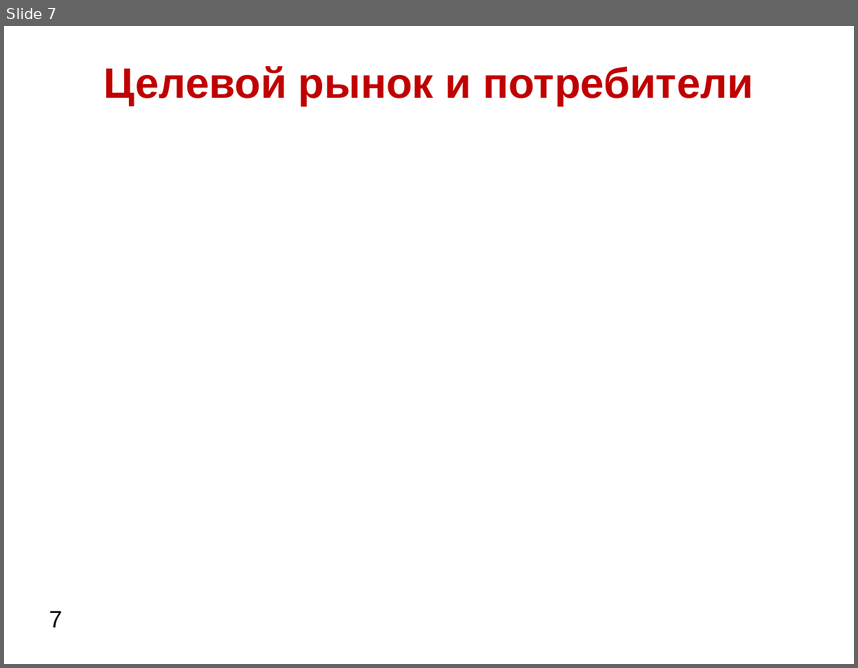
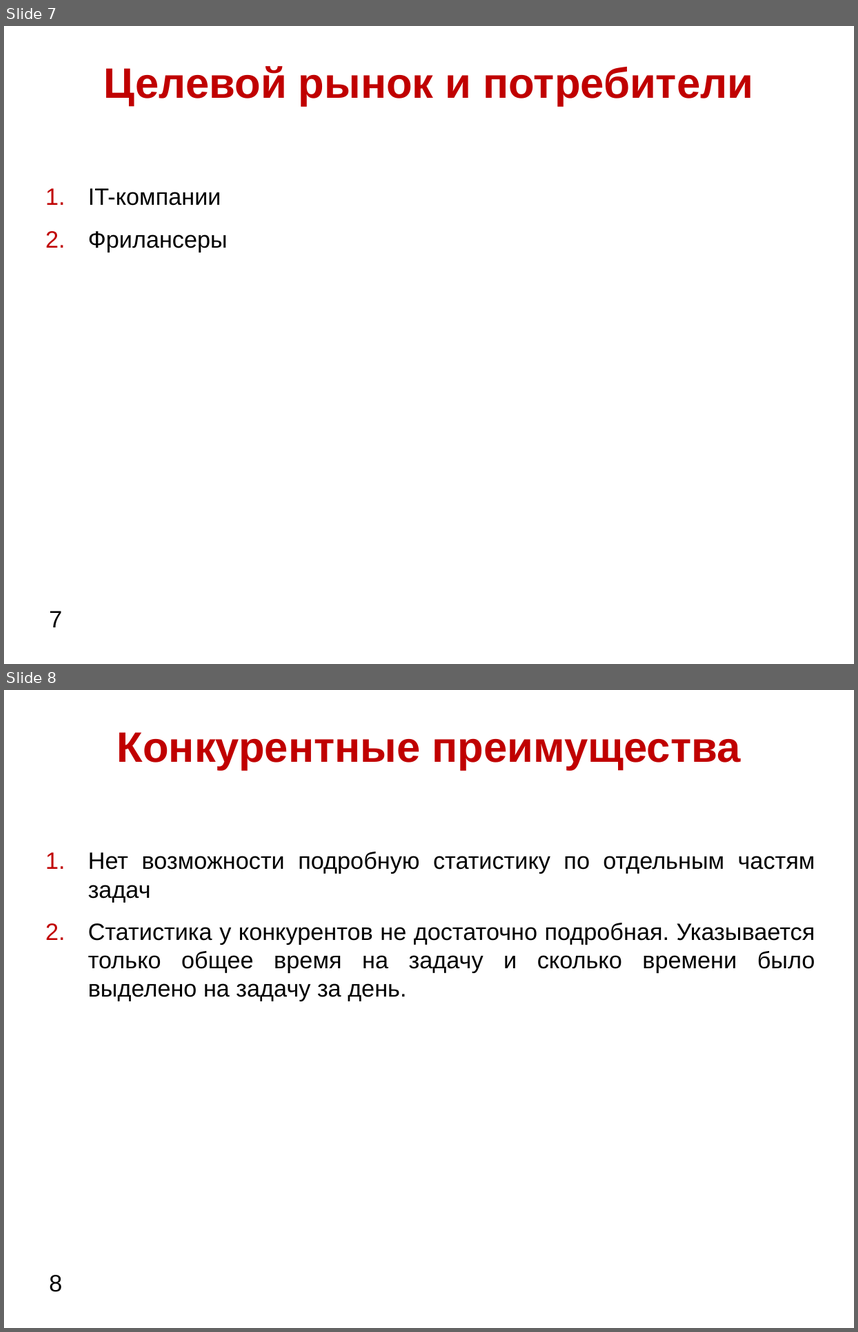
Before and after one commit to 7kia/InternetEntrepreneurship, a slide deck: Колчин.ppt. Shown one above the other, each under a label of ours: slide 7 before the commit, slides 7 and 8 after it. The pictures are 858x668 and 858x1332 pixels, drawn with LibreOffice and Linux fonts; fonts in the diff are those of the drawing; background and template pictures are left out. Boxes give left, top, right and bottom in pixels: in the first picture for what was removed or moved away, otherwise in the second. Text is boxed around its words. In the diff, an @@ line names an element or a change of style, - is before the commit and + after.

```diff
--- a/Колчин.ppt
+++ b/Колчин.ppt
@@ slide 8 added at (4,690,854,1328), background picture (left out) @@
@@ text added at (117,732,741,770), 36 pt, text #C00000, bold @@
+Конкурентные преимущества
@@ text added at (88,851,815,1001), 20 pt, text #000000 @@
+1. Нет возможности подробную статистику по отдельным частям задач
+2. Статистика у конкурентов не достаточно подробная. Указывается только общее время на задачу и сколько времени было выделено на задачу за день.
@@ page number added at (49,1274,62,1292), 20 pt, text #000000 @@
+8
@@ slide 7 changed as well @@
@@ text added at (88,188,228,252), 20 pt, text #000000 @@
+1. IT-компании
+2. Фрилансеры
```
Also in this commit, not shown: 5 other slides added, 7 slides removed, 1 other file.
